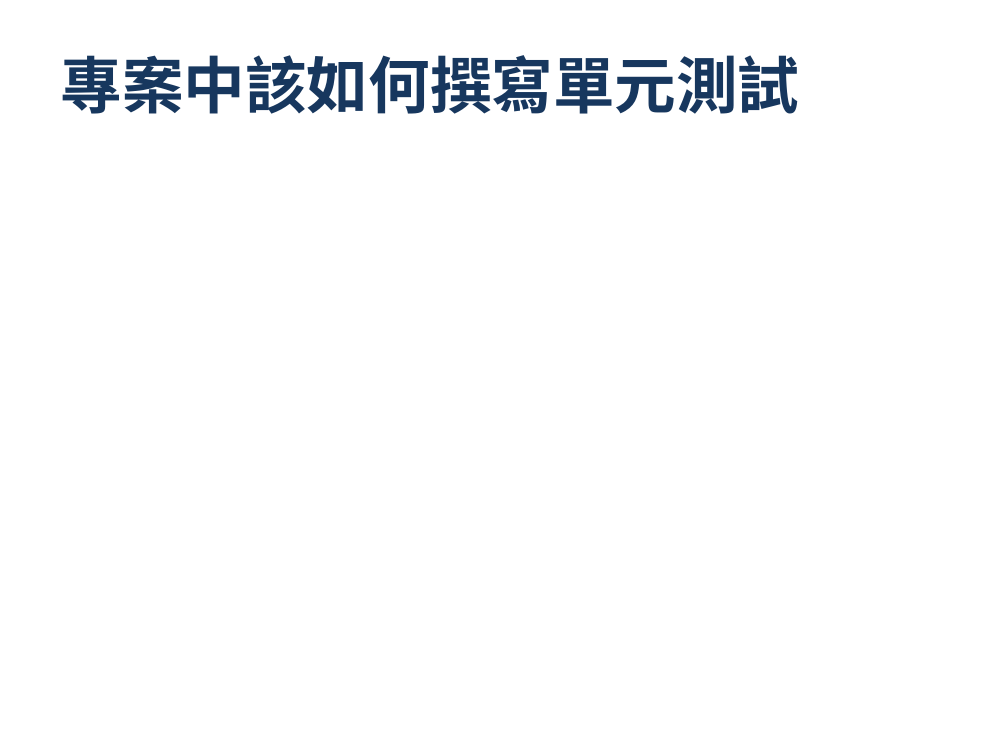
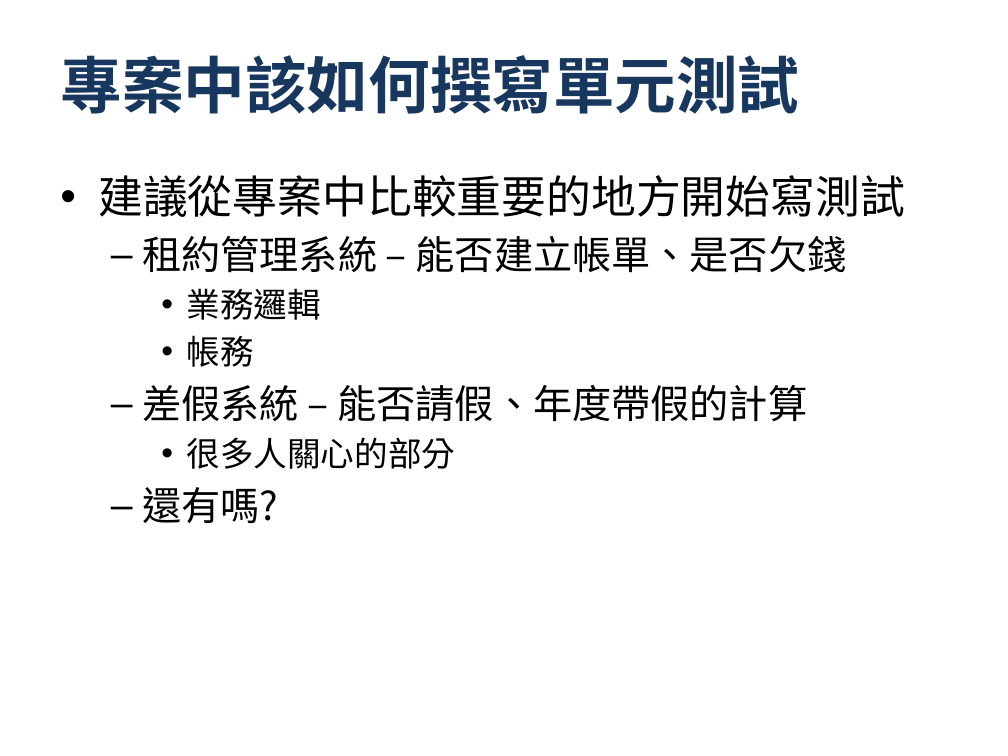
Before and after one commit to progden/hyUnitTestSharing, a slide deck: slide 10 of HYT - UnitTest.pptx (slide 9 before the commit). Drawn at 1008x756 pixels with LibreOffice and Linux fonts; fonts in the diff are those of the drawing; background and template pictures are left out. Boxes give left, top, right and bottom in pixels: in the first picture for what was removed or moved away, otherwise in the second. Text is boxed around its words. In the diff, an @@ line names an element or a change of style, - is before the commit and + after.

Commit message:
更新 ppt 增加 Q&A 部分

```diff
--- a/HYT - UnitTest.pptx
+++ b/HYT - UnitTest.pptx
@@ text added at [98, 175, 905, 523], 28 pt, text #000000 @@
+• 建議從專案中比較重要的地方開始寫測試
+  – 租約管理系統 – 能否建立帳單、是否欠錢
+    • 業務邏輯
+    • 帳務
+  – 差假系統 – 能否請假、年度帶假的計算
+    • 很多人關心的部分
+  – 還有嗎?
```
Also in this commit, not shown: 3 other slides changed, 3 slides added.
